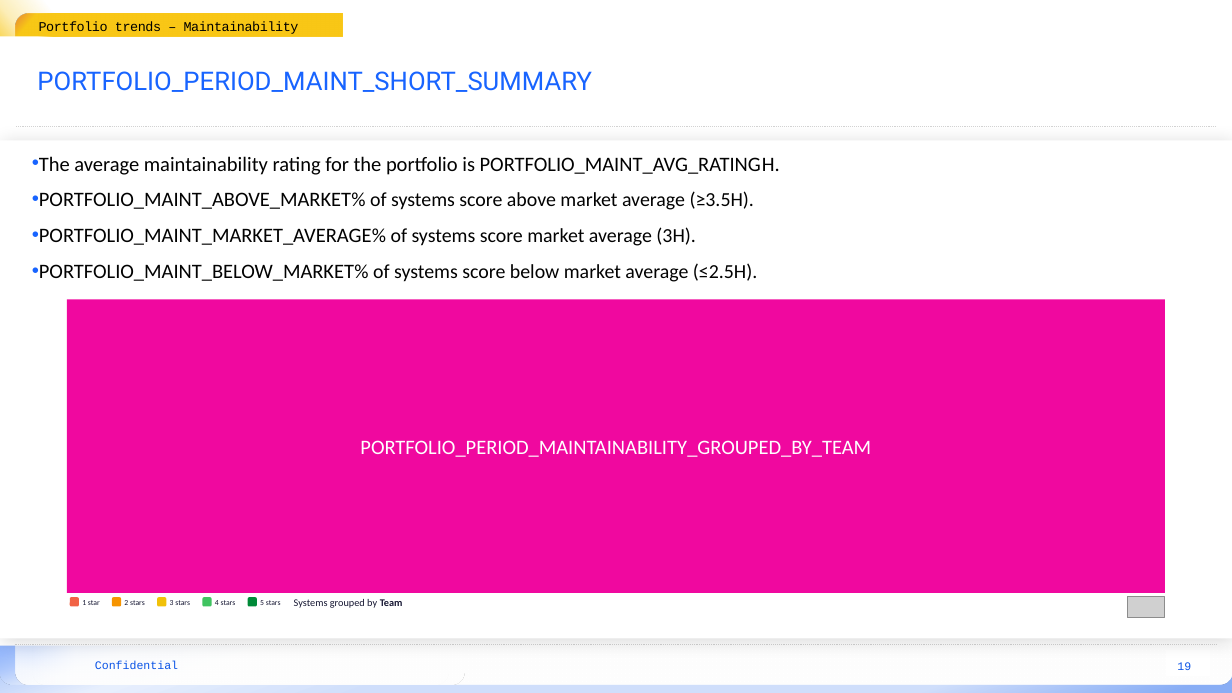
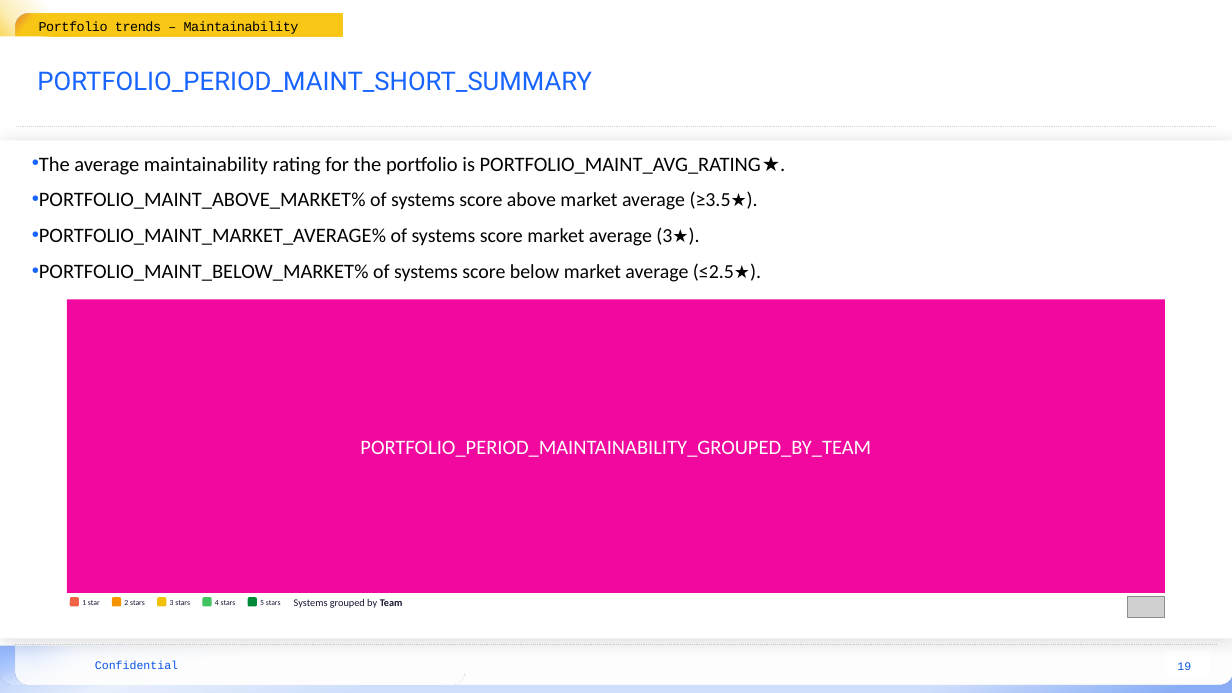
Before and after one commit to Software-Improvement-Group/sigrid-report-generator, a slide deck: slide 19 of src/report_generator/presets/templates/portfolio-overview.pptx. Drawn at 1232x693 pixels with LibreOffice and Linux fonts; fonts in the diff are those of the drawing; grey boxes stand for pictures; background and template pictures are left out. Boxes give left, top, right and bottom in pixels: in the first picture for what was removed or moved away, otherwise in the second. Text is boxed around its words. In the diff, an @@ line names an element or a change of style, - is before the commit and + after.

```diff
--- a/src/report_generator/presets/templates/portfolio-overview.pptx
+++ b/src/report_generator/presets/templates/portfolio-overview.pptx
@@ text at box(39, 156, 761, 282): text changed @@
-• The average maintainability rating for the portfolio is PORTFOLIO_MAINT_AVG_RATING H.
-• PORTFOLIO_MAINT_ABOVE_MARKET% of systems score above market average (≥3.5H).
-• PORTFOLIO_MAINT_MARKET_AVERAGE% of systems score market average (3H).
-• PORTFOLIO_MAINT_BELOW_MARKET% of systems score below market average (≤2.5H).
+• The average maintainability rating for the portfolio is PORTFOLIO_MAINT_AVG_RATING ★.
+• PORTFOLIO_MAINT_ABOVE_MARKET% of systems score above market average (≥3.5★).
+• PORTFOLIO_MAINT_MARKET_AVERAGE% of systems score market average (3★).
+• PORTFOLIO_MAINT_BELOW_MARKET% of systems score below market average (≤2.5★).
```
Also in this commit, not shown: 4 other slides changed, 1 other file.
